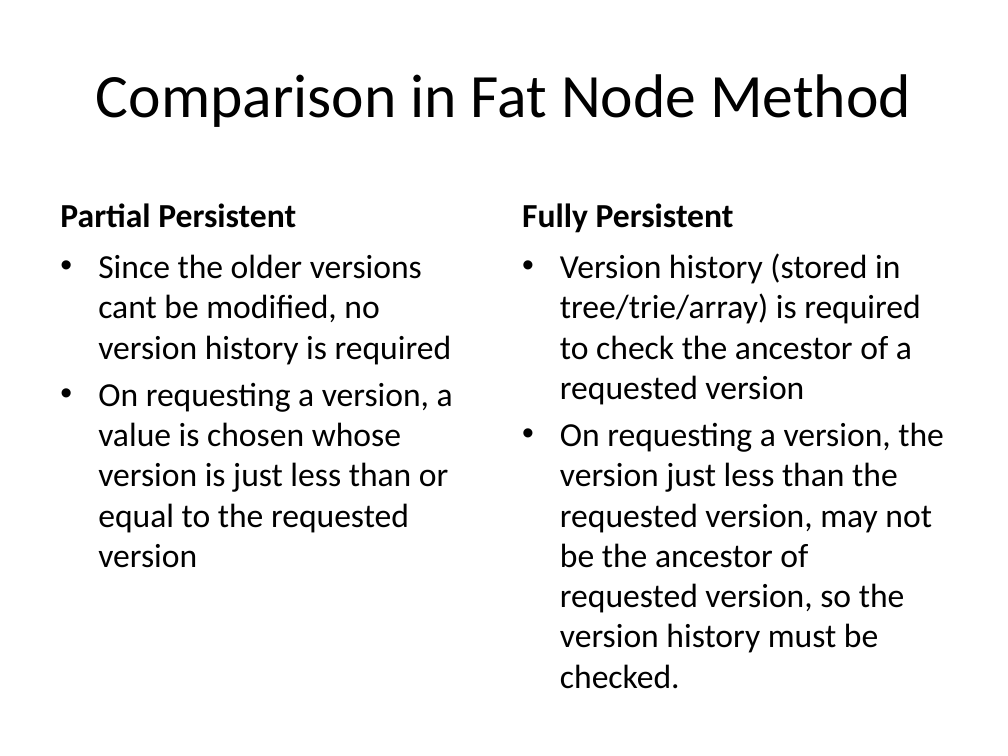
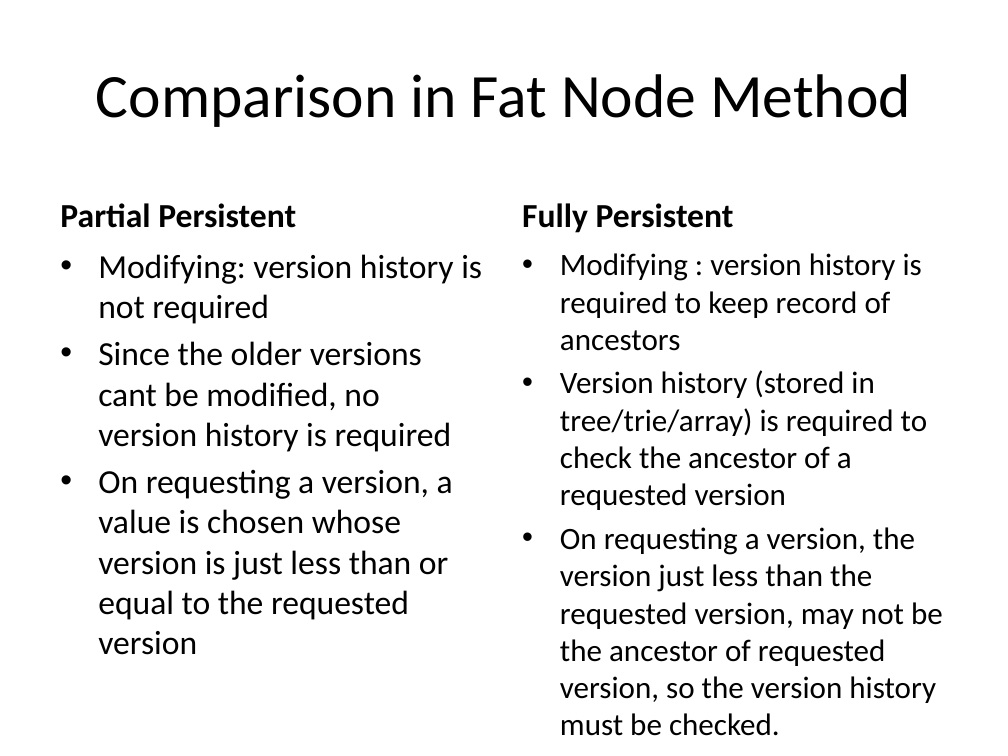
Before and after one commit to SirArthur7/PersistantDataStructure, a slide deck: slide 11 of Kanko/Persistent Array.pptx (slide 12 before the commit). Drawn at 1008x756 pixels with LibreOffice and Linux fonts; fonts in the diff are those of the drawing. Boxes give left, top, right and bottom in pixels: in the first picture for what was removed or moved away, otherwise in the second. Text is boxed around its words. In the diff, an @@ line names an element or a change of style, - is before the commit and + after.

```diff
--- a/Kanko/Persistent Array.pptx
+++ b/Kanko/Persistent Array.pptx
@@ text at bbox=[98, 254, 482, 324]: paragraph added @@
+• Modifying: version history is not required
@@ text at bbox=[560, 253, 922, 351]: paragraph added @@
+• Modifying : version history is required to keep record of ancestors
@@ text at bbox=[560, 370, 943, 736]: size 24 to 22.2 pt in "Version history (stored in tree/trie/array) is required ...", "On requesting a version, the version just ..." @@
```
Also in this commit, not shown: 11 other slides changed, 12 slides added, 2 slides removed, 16 other files.
